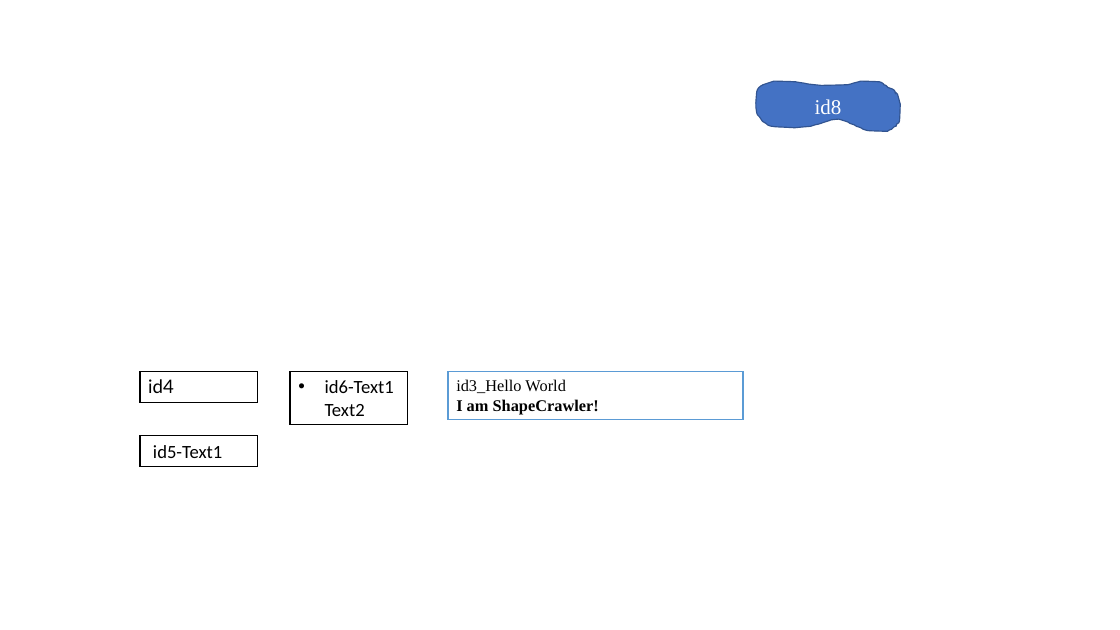
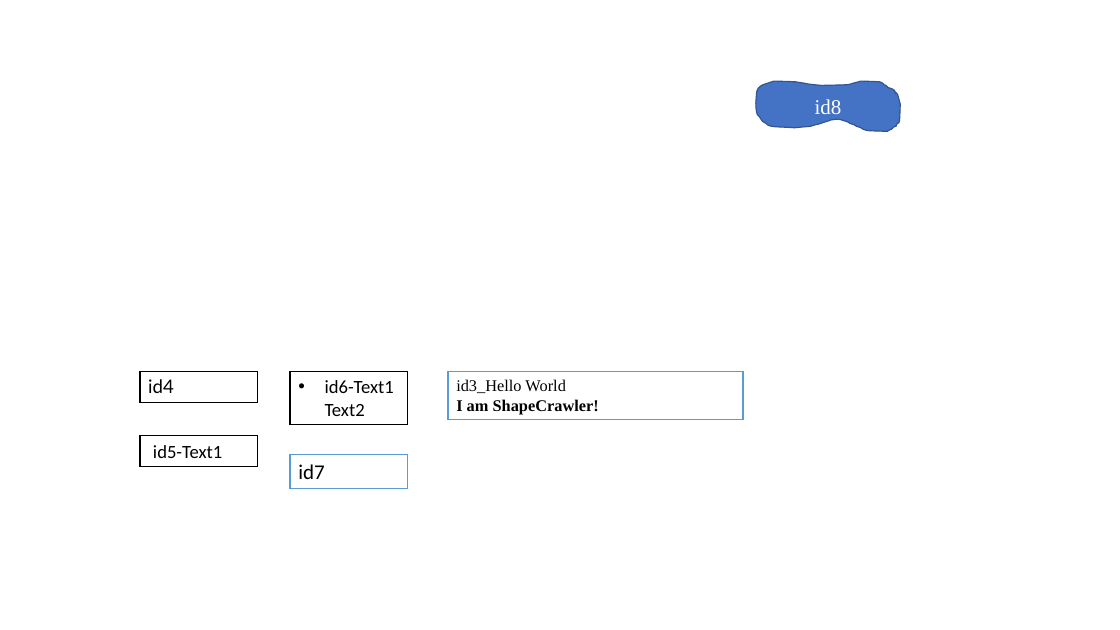
Before and after one commit to ShapeCrawler/ShapeCrawler, a slide deck: slide 1 of ShapeCrawler.Tests.Unit/Resource/001.pptx. Drawn at 1120x630 pixels with LibreOffice and Linux fonts; fonts in the diff are those of the drawing; background and template pictures are left out. Boxes give left, top, right and bottom in pixels: in the first picture for what was removed or moved away, otherwise in the second. Text is boxed around its words. In the diff, an @@ line names an element or a change of style, - is before the commit and + after.

```diff
--- a/ShapeCrawler.Tests.Unit/Resource/001.pptx
+++ b/ShapeCrawler.Tests.Unit/Resource/001.pptx
@@ rectangle added at [290,455,408,488], fill #FFFFFF, outline #5B9BD5 1 pt, 18 pt, text #000000 @@
+id7
```
Also in this commit, not shown: 1 slide added, 40 other files.
